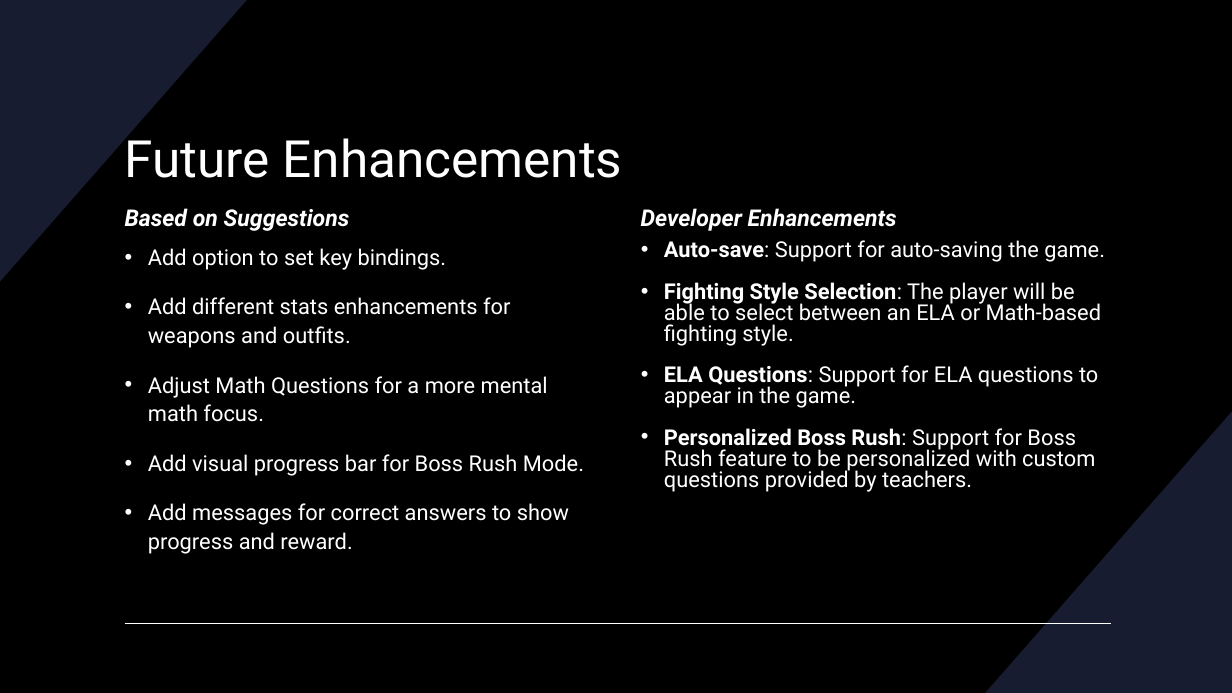
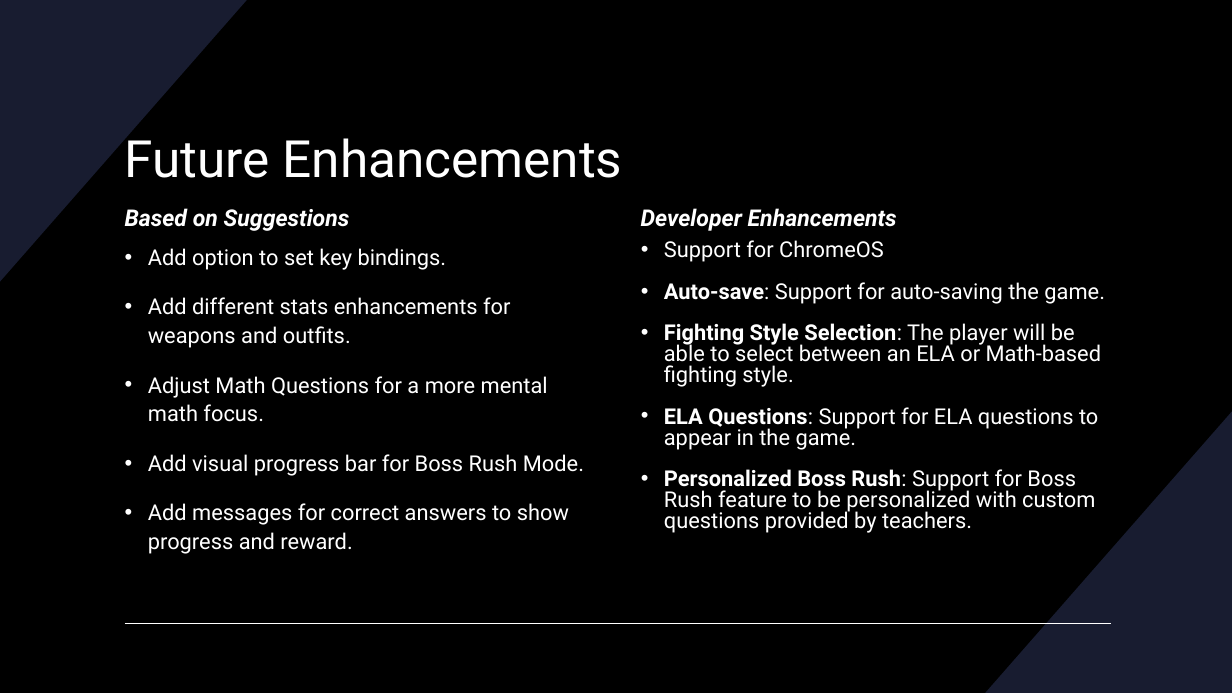
Before and after one commit to alenanicole/CSU-Senior-Project-Realms-Of-Mastery, a slide deck: slide 13 of docs/RealmsOfMastery - Defense.pptx. Drawn at 1232x693 pixels with LibreOffice and Linux fonts; fonts in the diff are those of the drawing. Boxes give left, top, right and bottom in pixels: in the first picture for what was removed or moved away, otherwise in the second. Text is boxed around its words. In the diff, an @@ line names an element or a change of style, - is before the commit and + after.

```diff
--- a/docs/RealmsOfMastery - Defense.pptx
+++ b/docs/RealmsOfMastery - Defense.pptx
@@ text at <box>664,240,884,262</box>: paragraph added @@
+• Support for ChromeOS
```
Also in this commit, not shown: 1 other slide changed.
